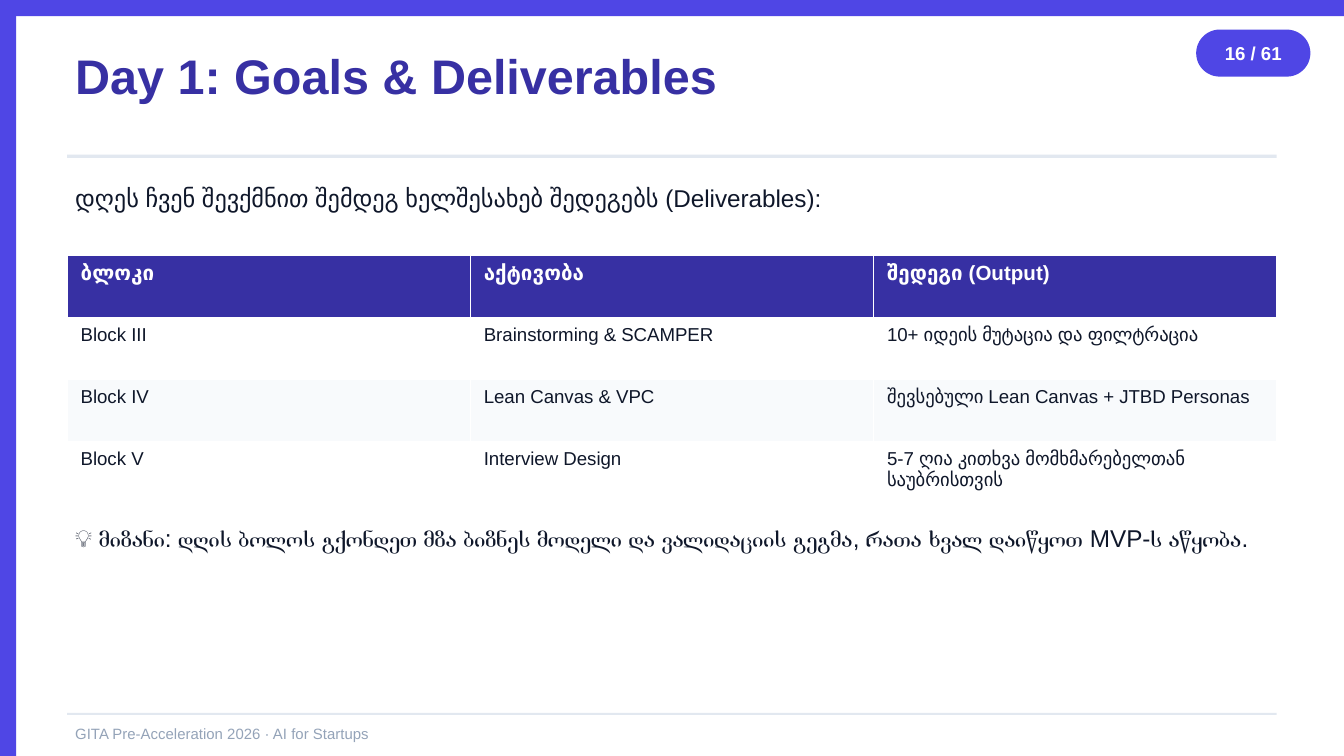
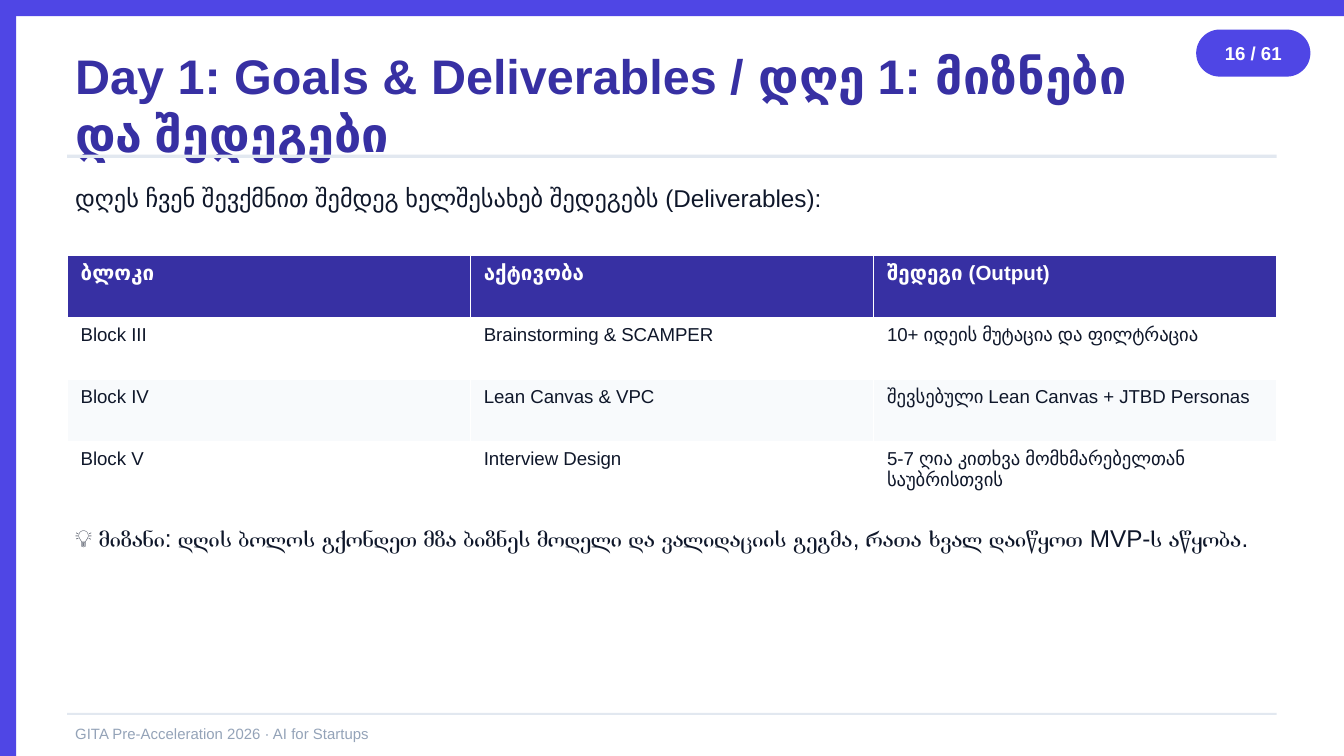
Before and after one commit to basilaia123/ai2026, a slide deck: slide 16 of GITA/Pre-Acceleration/2026-5h-AI-for-Startups/day1-slides.pptx. Drawn at 1344x756 pixels with LibreOffice and Linux fonts; fonts in the diff are those of the drawing. Boxes give left, top, right and bottom in pixels: in the first picture for what was removed or moved away, otherwise in the second. Text is boxed around its words. In the diff, an @@ line names an element or a change of style, - is before the commit and + after.

```diff
--- a/GITA/Pre-Acceleration/2026-5h-AI-for-Startups/day1-slides.pptx
+++ b/GITA/Pre-Acceleration/2026-5h-AI-for-Startups/day1-slides.pptx
@@ text at [75, 54, 1127, 162]: text changed @@
-Day 1: Goals & Deliverables
+Day 1: Goals & Deliverables / დღე 1: მიზნები და შედეგები
```
Also in this commit, not shown: 29 other slides changed, 3 other files.
